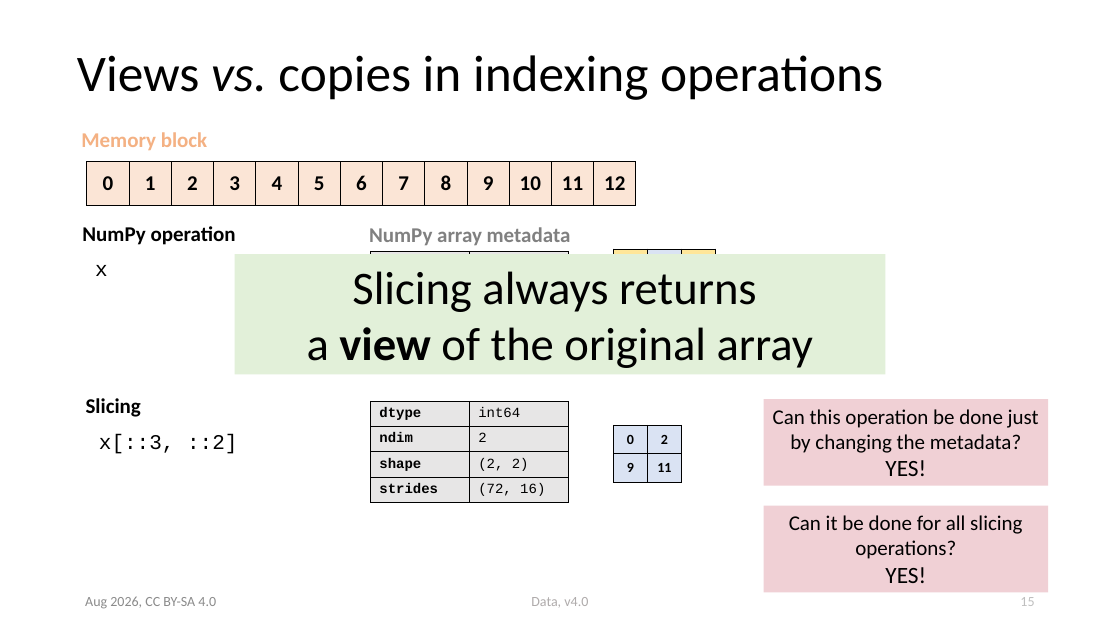
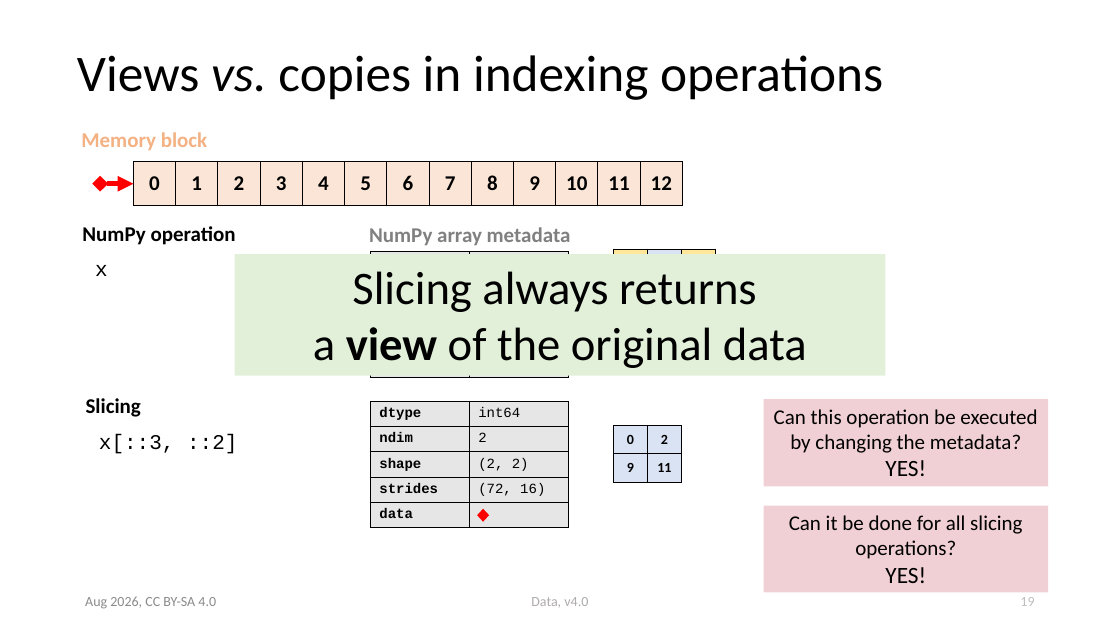
Before and after one commit to ASPP/data_class, a slide deck: slide 19 of numpy.pptx (slide 15 before the commit). Drawn at 1120x630 pixels with LibreOffice and Linux fonts; fonts in the diff are those of the drawing. Boxes give left, top, right and bottom in pixels: in the first picture for what was removed or moved away, otherwise in the second. Text is boxed around its words. In the diff, an @@ line names an element or a change of style, - is before the commit and + after.

Commit message:
First complete draft of new slides, explaining views and copies better

```diff
--- a/numpy.pptx
+++ b/numpy.pptx
@@ table moved from (x1=87, y1=162, x2=634, y2=206) to (x1=134, y1=162, x2=680, y2=206) @@
@@ double arrow added from (100, 184) to (134, 184), #FF0000 4.5 pt @@
@@ table at (x1=371, y1=251, x2=570, y2=377) @@
+row 5: data | 
@@ text in rectangle at (x1=313, y1=271, x2=807, y2=368): text changed @@
-Slicing always returns
-a view of the original array
+Slicing always returns
+a view of the original data
@@ table at (x1=371, y1=402, x2=570, y2=528) @@
+row 5: data | 
@@ text in rectangle at (x1=774, y1=409, x2=1037, y2=453): text changed @@
-Can this operation be done just by changing the metadata?
+Can this operation be executed by changing the metadata?
@@ diamond added at (x1=477, y1=509, x2=489, y2=522), fill #FF0000 @@
```
Also in this commit, not shown: 19 other slides changed, 5 slides added.
